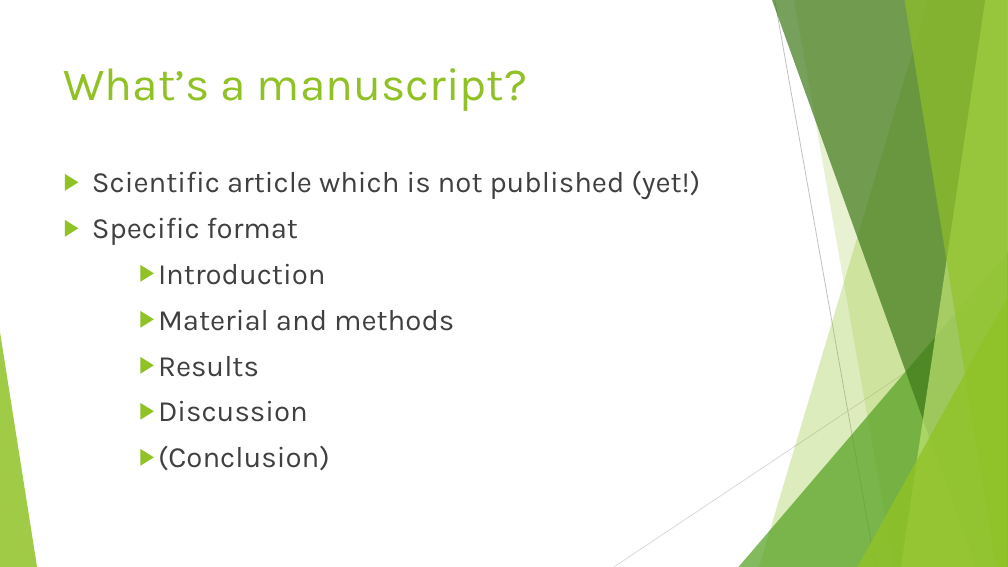
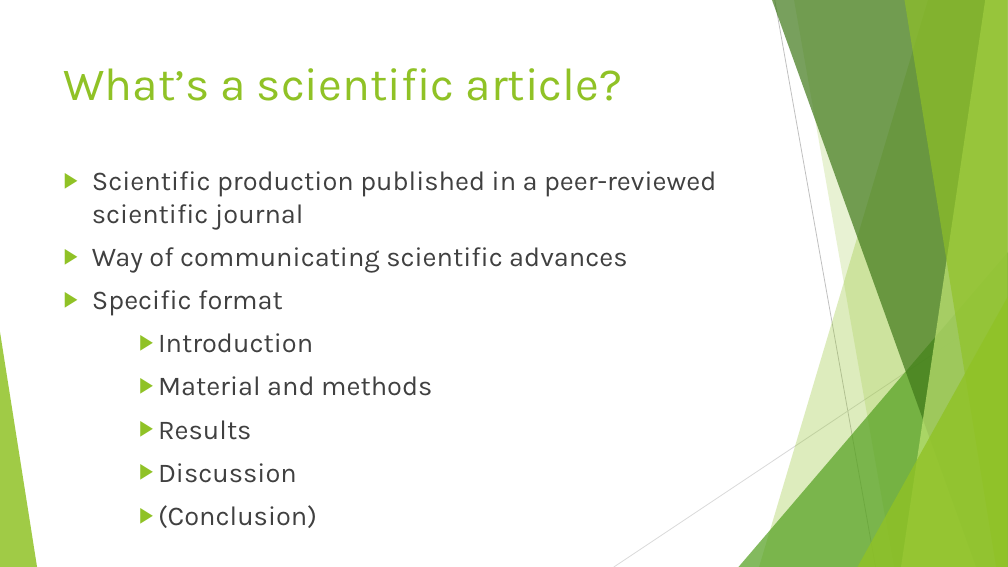
Before and after one commit to auponchon/Writing_a_draft, a slide deck: slide 2 of How to write a first draft.pptx. Drawn at 1008x567 pixels with LibreOffice and Linux fonts; fonts in the diff are those of the drawing. Boxes give left, top, right and bottom in pixels: in the first picture for what was removed or moved away, otherwise in the second. Text is boxed around its words. In the diff, an @@ line names an element or a change of style, - is before the commit and + after.

```diff
--- a/How to write a first draft.pptx
+++ b/How to write a first draft.pptx
@@ title at (x1=64, y1=68, x2=623, y2=101): text changed @@
-What’s a manuscript?
+What’s a scientific article?
@@ text at (x1=92, y1=171, x2=716, y2=272): text changed; size 28 to 25.9 pt @@
-▶ Scientific article which is not published (yet!)
+▶ Scientific production published in a peer-reviewed scientific journal
+▶ Way of communicating scientific advances
@@ text at (x1=92, y1=290, x2=432, y2=483): size 28 to 25.9 pt in "Specific format", "Introduction", "Material and methods", "Results" and 2 more places @@
```
Also in this commit, not shown: 4 other slides changed.
